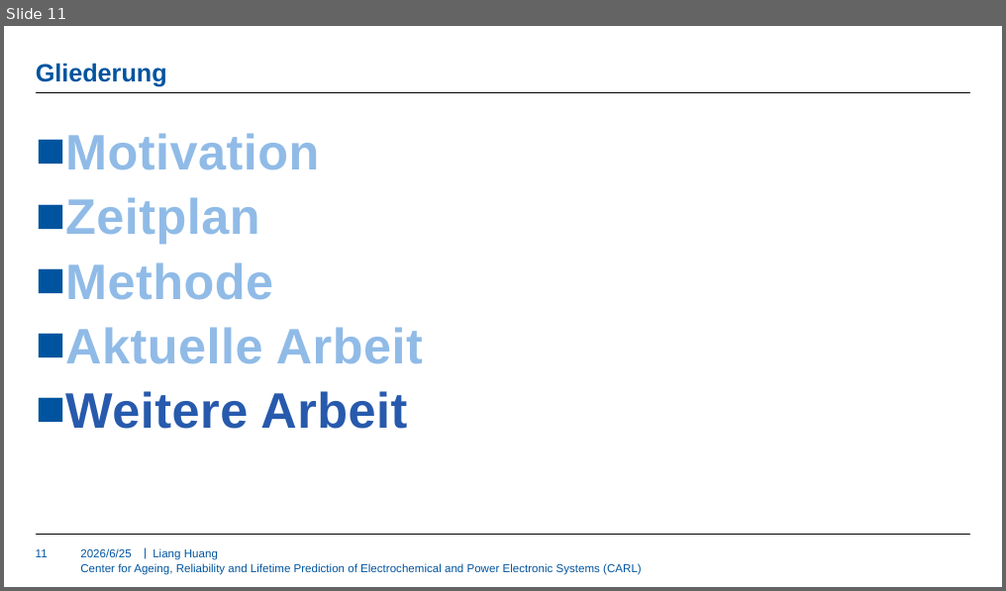
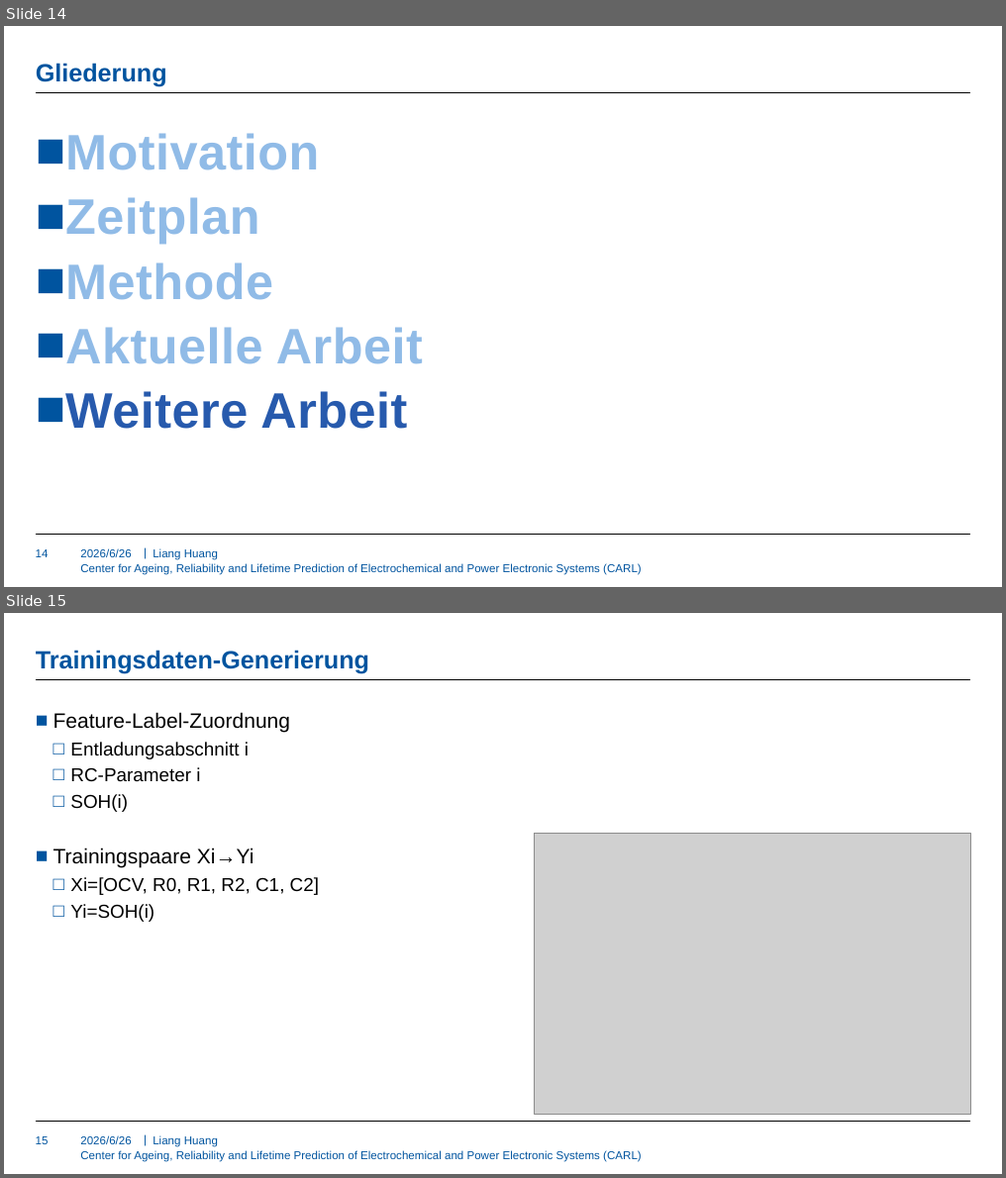
Before and after one commit to HuangLIANG99/MA, a slide deck: Literature Review/KW09/09.07.2026.pptx. Shown one above the other, each under a label of ours: slide 11 before the commit, slides 14 and 15 after it. The pictures are 1006x591 and 1006x1178 pixels, drawn with LibreOffice and Linux fonts; fonts in the diff are those of the drawing; grey boxes stand for pictures; background and template pictures are left out. Boxes give left, top, right and bottom in pixels: in the first picture for what was removed or moved away, otherwise in the second. Text is boxed around its words. In the diff, an @@ line names an element or a change of style, - is before the commit and + after.

```diff
--- a/Literature Review/KW09/09.07.2026.pptx
+++ b/Literature Review/KW09/09.07.2026.pptx
@@ slide 15 added at (4, 613, 1002, 1174), background #FFFFFF; not listed: 4 template elements that a slide beside it also shows @@
@@ title added at (36, 650, 369, 673), 24 pt, text #00549F, bold @@
+Trainingsdaten-Generierung
@@ text added at (54, 712, 319, 922), 18 pt, text #000000 @@
+■ Feature-Label-Zuordnung
+  □ Entladungsabschnitt i
+  □ RC-Parameter i
+  □ SOH(i)
+■ Trainingspaare Xi→Yi
+  □ Xi=[OCV, R0, R1, R2, C1, C2]
+  □ Yi=SOH(i)
@@ picture added at (534, 834, 970, 1115) @@
@@ page number added at (36, 1137, 49, 1145), 11 pt, text #00549F @@
+15
@@ text added at (80, 1136, 131, 1145), 11 pt, text #00549F @@
+2026/6/26
@@ text added at (152, 1136, 218, 1148), 11 pt, text #00549F @@
+Liang Huang
@@ what was slide 11 is now slide 14 @@
@@ page number at (36, 550, 49, 558): text changed @@
-11
+14
```
Also in this commit, not shown: 11 other slides changed, 4 other slides added.
